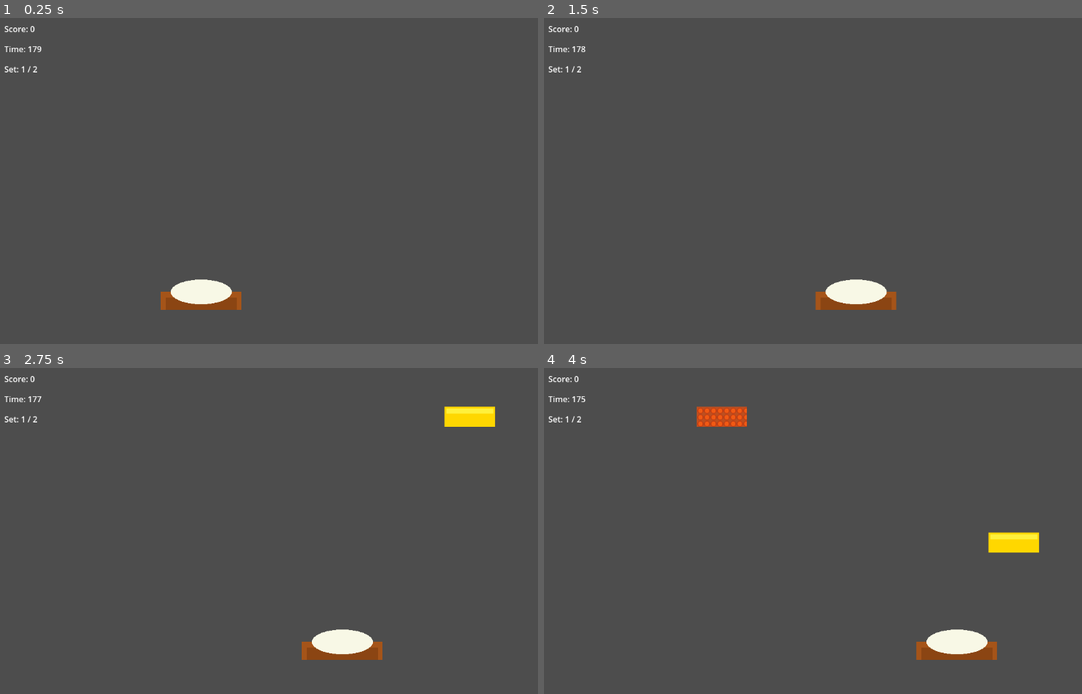
Above: before the commit, frames 1-4 (two rows, left to right).
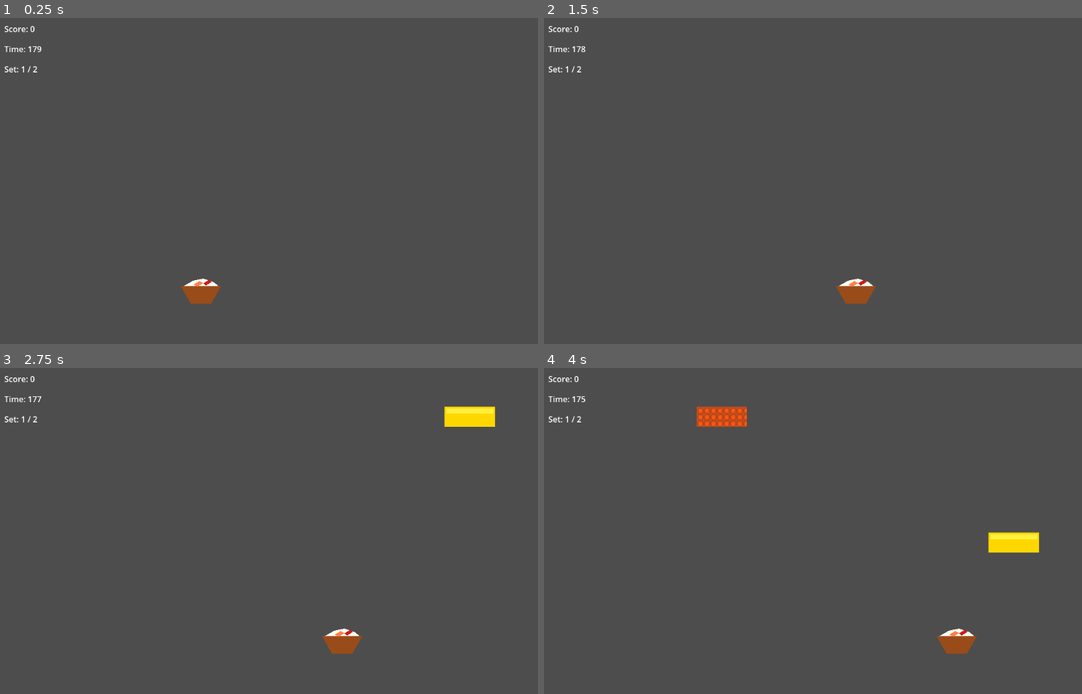
Above: after the commit, the same moments.

Repository: matz3ix/godot-kaisendon-game
Game: Godot game, scene res://scenes/main.tscn
The game is run twice, just before and just after one commit, with the same random seed, the same clock (stepped at 60 frames per second) and the same inputs.
Inputs:
- Up to frame 1 (0.25 s): no input
- Up to frame 2 (1.5 s): tap Enter (ui_accept) at 0.5, 0.77 s; hold Right (ui_right) 0.53-1.28 s; hold Left (ui_left) from 1.28 s (still down)
- Up to frame 3 (2.75 s): tap Enter (ui_accept) at 1.52 s; release Left (ui_left) at 2.03 s; hold Right (ui_right) from 2.03 s (still down)
- Up to frame 4 (4 s): tap Enter (ui_accept) at 3.02, 3.77 s; release Right (ui_right) at 3.53 s; hold Left (ui_left) from 3.53 s (still down)

The runs differ from the first frame. In frame 1, 1.1% of the frame differs, in the area x 29-45%, y 79-90%; in frame 2, 1.1%, in the area x 50-66%, y 79-90%; in frame 3, 1.1%; in frame 4, 1.1%.

Commit message:
Add Polygon2D donburi visuals for player_1.tscn and player_2.tscn
Agent-Logs-Url: https://github.com/matz3ix/godot-kaisendon-game/sessions/30b361e7-e1da-454f-8d0d-8b864130b08b

Co-authored-by: matz3ix <272076181+matz3ix@users.noreply.github.com>

Diff:
--- a/scenes/main.tscn
+++ b/scenes/main.tscn
@@ -1,23 +1,14 @@
-[gd_scene load_steps=4 format=3]
+[gd_scene load_steps=3 format=3]
 
 [ext_resource type="Script" path="res://src/main.gd" id="1_main"]
-[ext_resource type="Script" path="res://src/player_1.gd" id="2_p1"]
+[ext_resource type="PackedScene" path="res://scenes/player_1.tscn" id="2_p1scene"]
 [ext_resource type="Script" path="res://src/player_2.gd" id="3_p2"]
-
-[sub_resource type="RectangleShape2D" id="shape_p1"]
-size = Vector2(80, 35)
 
 [node name="Main" type="Node2D"]
 script = ExtResource("1_main")
 
-[node name="Player1" type="Area2D" parent="."]
+[node name="Player1" parent="." instance=ExtResource("2_p1scene")]
 position = Vector2(400, 550)
-script = ExtResource("2_p1")
-
-[node name="CollisionShape2D" type="CollisionShape2D" parent="Player1"]
-shape = SubResource("shape_p1")
-
-[node name="Sprite2D" type="Sprite2D" parent="Player1"]
 
 [node name="Player2" type="Node2D" parent="."]
 script = ExtResource("3_p2")
--- /dev/null
+++ b/scenes/player_1.tscn
@@ -0,0 +1,28 @@
+[gd_scene load_steps=3 format=3]
+
+[ext_resource type="Script" path="res://src/player_1.gd" id="1_p1"]
+
+[sub_resource type="RectangleShape2D" id="RectangleShape2D_p1"]
+size = Vector2(80, 35)
+
+[node name="Player1" type="Area2D"]
+script = ExtResource("1_p1")
+
+[node name="CollisionShape2D" type="CollisionShape2D" parent="."]
+shape = SubResource("RectangleShape2D_p1")
+
+[node name="Bowl" type="Polygon2D" parent="."]
+color = Color(0.6, 0.3, 0.1, 1.0)
+polygon = PackedVector2Array(-40, -17, 40, -17, 20, 18, -20, 18)
+
+[node name="Rice" type="Polygon2D" parent="."]
+color = Color(1.0, 1.0, 0.95, 1.0)
+polygon = PackedVector2Array(-35, -17, 35, -17, 25, -25, 5, -32, -15, -28)
+
+[node name="Salmon" type="Polygon2D" parent="."]
+color = Color(1.0, 0.5, 0.3, 1.0)
+polygon = PackedVector2Array(-15, -20, -3, -27, 5, -23, -7, -16)
+
+[node name="Tuna" type="Polygon2D" parent="."]
+color = Color(0.8, 0.1, 0.1, 1.0)
+polygon = PackedVector2Array(5, -23, 17, -30, 21, -25, 9, -18)
--- /dev/null
+++ b/scenes/player_2.tscn
@@ -0,0 +1,28 @@
+[gd_scene load_steps=3 format=3]
+
+[ext_resource type="Script" path="res://src/player_1.gd" id="1_p2"]
+
+[sub_resource type="RectangleShape2D" id="RectangleShape2D_p2"]
+size = Vector2(80, 35)
+
+[node name="Player2" type="Area2D"]
+script = ExtResource("1_p2")
+
+[node name="CollisionShape2D" type="CollisionShape2D" parent="."]
+shape = SubResource("RectangleShape2D_p2")
+
+[node name="Bowl" type="Polygon2D" parent="."]
+color = Color(0.4, 0.2, 0.05, 1.0)
+polygon = PackedVector2Array(-40, -17, 40, -17, 20, 18, -20, 18)
+
+[node name="Rice" type="Polygon2D" parent="."]
+color = Color(1.0, 1.0, 0.95, 1.0)
+polygon = PackedVector2Array(-35, -17, 35, -17, 25, -25, 5, -32, -15, -28)
+
+[node name="Salmon" type="Polygon2D" parent="."]
+color = Color(1.0, 0.6, 0.4, 1.0)
+polygon = PackedVector2Array(-15, -20, -3, -27, 5, -23, -7, -16)
+
+[node name="Tuna" type="Polygon2D" parent="."]
+color = Color(0.9, 0.2, 0.2, 1.0)
+polygon = PackedVector2Array(5, -23, 17, -30, 21, -25, 9, -18)
--- a/src/player_1.gd
+++ b/src/player_1.gd
@@ -8,7 +8,6 @@
 func _ready() -> void:
 	screen_size = get_viewport_rect().size
 	area_entered.connect(_on_area_entered)
-	$Sprite2D.texture = preload("res://asset/donburi/donburi.png")
 
 func _process(delta: float) -> void:
 	if not game_manager or not game_manager.game_active:
